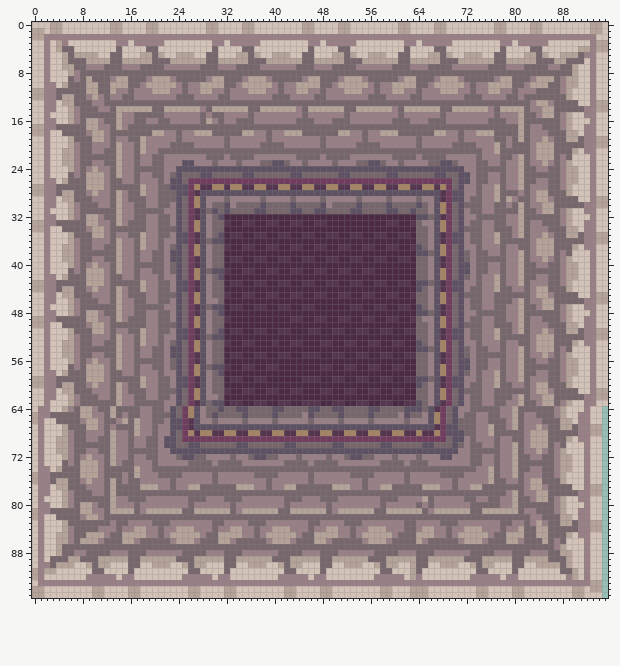
Sprite sheet, stored at assets/level/level2.png. Above: the version before the commit.
The file is 192x192 pixels, drawn in blocks of 2x2; one block is one cell here.
And afterwards:
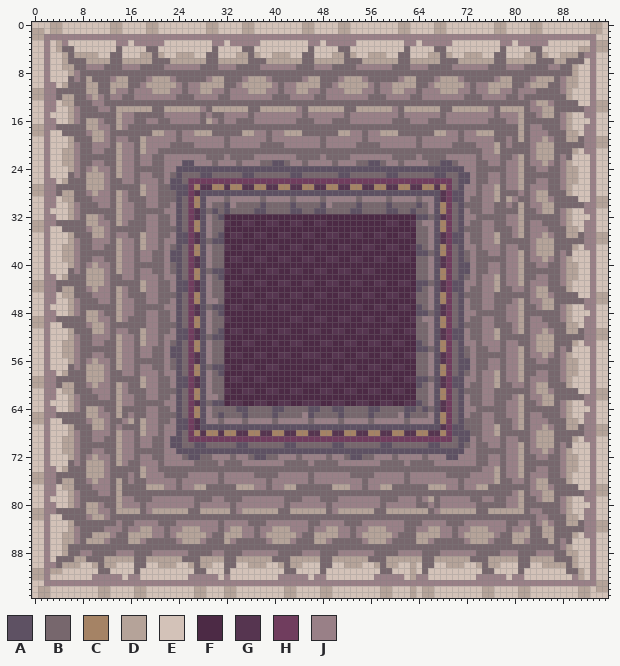
Palette (. is transparent): A #5e5163  B #77676d  C #a58365  D #b5a399  E #d3c2b8  F #4c2a45  G #563550  H #703d5e  J #998087
What changed:
Changed rows in their new state; - is an unchanged pixel.
first column x 0:
64 -E-J-EDJB-DJ-BD---B-J-BJABHCAJ-B--------------------------------BABAGHBA-J----B-JD-----BJD--EJ-E
65 -D-J----B-D-JBDBJ-B-J--BABHCAJBA---------------------------------BJACHBAJ-B-J-B-JDB-J--BJD-E-J-E
66 -DJ-E---BJ-DJ-BJDBD-J-BJ-AHGA-JB----------------------------------JACHBA--B-J--BJDB--J--B-DE-J-E
67 -EJ--ED--B-DJBJ--BD-JB-J-AHG---------------------------------------AGH-A--B-JD-BJDB-JDJ-B-DB-J-D
68 -EJ--EDJ-B--JBD-JBD-JB-JABHCG-C----------------------------------C-GCH--A-B-JD----BJ--D----B-J-D
69 -EJ-E-DJ-B-J-BD-JB-J-BJ-AB-------------------------------------------HB-AJB--JB-J-BJ--D--BDE-J-E
70 -EJ-E-DJ-----BD-JB-J-BJ-A-B-A------------------------------------B-A--BABJ-B-JB-JDBJ--DBJB--EJ-E
71 -EJ-E-DJ-B-J-BD-J----B-J-----------------------------------------------A-J----B-JDB-JDJBJD--EJ-E
72 -EJ--EDJBJD-JBD-JB-J-B--JB-A-B----------------------------------JB--J-A--J-B-JB-JD-B-J-BJ-D-EJ-E
73 -EJ--EBJB--DJBDJ-B--JB----J---BJ----------------------------------B------J-B-JB-JD-----BJ-D-EJ-E
74 -E-JED--B--DJ----BD-J-----------------------------------------------------B-JDB-JD-B-J-BJ-D-EJ-E
75 -D-J----B--DJ--BJBD--J---B----JB------------------------------------J---B---JDB-JDB--J-BJD--EJ-E
76 -D-JB-D-BJD-JBDBJ-B----JB-----JB--------------------------------------JB----JD-B-JBJ-D--BD--EJ-E
77 -E-JE-D--B--JBD---B--D-JB-J-D------------------------------------B--D-JB-J-D------BJ-DJ---B-EJ-D
78 -E-J-EDJ--B-JBD----------------------------------------------------------------BJDB-J-D----B-J-D
79 -EJ--EDJ-----BD-J--B------J--B----------------------------------BJDB----J-B-J-B-JD-BJ-DBJD-E-J-E
80 -E-J-EDJB-DJ-BD--JB-------JB-------------------------------------BJB-----J----B-JD-----BJD--EJ-E
81 -D-J----B-D-JB---DBJ-----D-B-------------------------------------DBJ-----D-B-----DB-J--BJD-E-J-E
82 -DJ-E---BJ-DJ----------------------------------------------------------------------B-J--B-DE-J-E
83 -EJ--ED------BJ-B---J--B------J---------------------------------B---J--B------J-B-JBJDJ-B-DB-J-D
84 -EJ--EDJ---B--JB-J-D-JB-J--D--JB---------------------------------J-D-JB-J--D--JB-JD-B-D----B-J-D
85 -EJ-E-DJ-B--DJ-B---D-JBJ----DJ-B-----------------------------------D-JBJ----DJ-B--D-B-D--BDE-J-E
86 -EJ-E-DJB--DJ--B-DJ----BJ--DJ--B---------------------------------DJ----BJ--DJ--B-DJ--BDBJB--EJ-E
87 -EJ-ED---------------------------------------------------------------------------------BJD--EJ-E
88 -EJ-ED-B-J---B--J--B-----J---B----------------------------------J--B-----J---B--J--B--J-B-D-EJ-E
89 -EJE--B-D--B----D-B-----D--B------------------------------------D-B-----D--B----D-B---D--BD-EJ-E
90 -E-JB--D-EDB-D--E-B-E--D-EDB-D----------------------------------E-B-E--D-EDB-D--E-B-E---DBD-EJ-E
91 -DJ-D-----E-B---EB--------E-B-----------------------------------EB--------E-B---EB------E-BDEJ-E
92 -DJ------E----JE-J-------E----JE---------------------------------J-------E----JE-J-------EJDEJ-E
93 -E-------------------------------------------------------------------------------------------J-D
94 E-D-------E-D---E-D-------E-D-----------------------------------E-D-------E-D---E-D-------E-DE-D
95 E-D-------E-D---E-D-------E-D-----------------------------------E-D-------E-D---E-D-------E-D--E
Changed places in both pictures, as pixel boxes (x1, y1, x2, y2):
changed: (32, 406, 224, 598)
changed: (416, 406, 608, 598)
